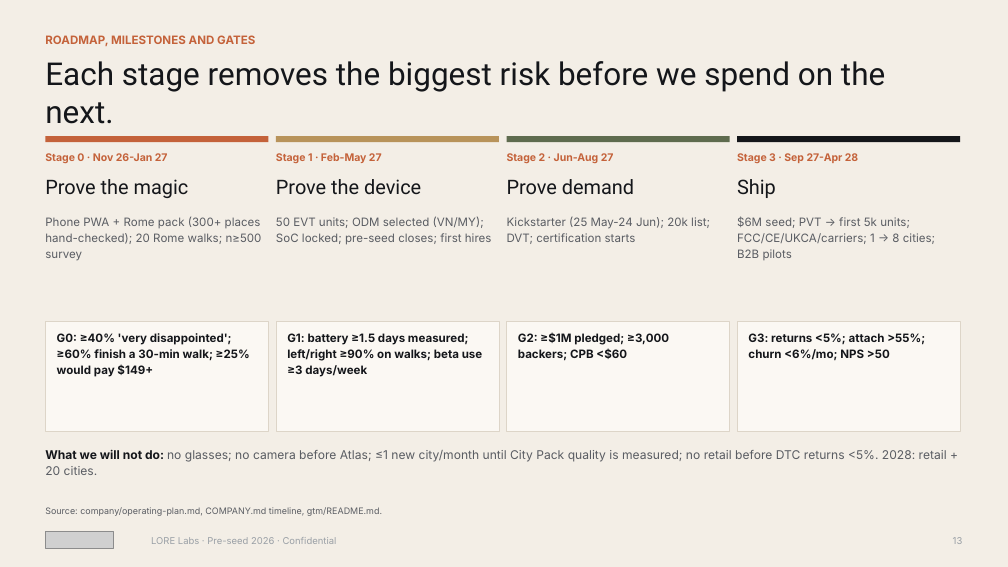
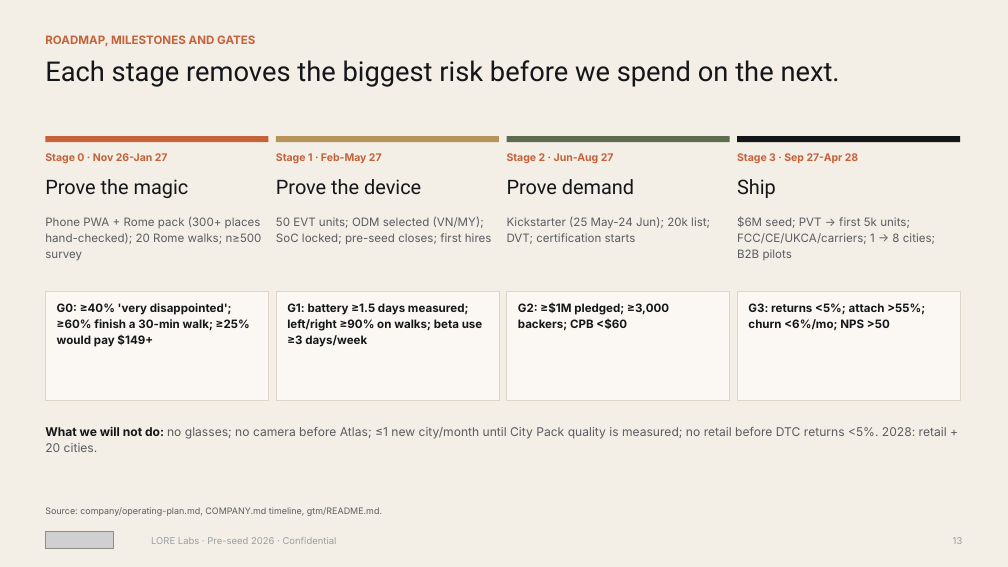
Before and after one commit to nimb-ou/hello-world, a slide deck: slide 13 of investor/LORE_Pitch_Deck.pptx. Drawn at 1008x567 pixels with LibreOffice and Linux fonts; fonts in the diff are those of the drawing; grey boxes stand for pictures. Boxes give left, top, right and bottom in pixels: in the first picture for what was removed or moved away, otherwise in the second. Text is boxed around its words. In the diff, an @@ line names an element or a change of style, - is before the commit and + after.

```diff
--- a/investor/LORE_Pitch_Deck.pptx
+++ b/investor/LORE_Pitch_Deck.pptx
@@ text "Each stage removes the biggest ..." at (45,60,840,87): size 30 to 26 pt @@
@@ 4 texts, 4 rectangles: place and size @@
-4 texts, 4 rectangles at (45,321,960,431)
+4 texts, 4 rectangles at (45,291,960,401)
@@ text "What we will not do: ...": place and size @@
-text "What we will not do: ..." at (45,450,947,475)
+text "What we will not do: ..." at (45,427,947,452)
```
Also in this commit, not shown: 15 other slides changed, 58 other files.
